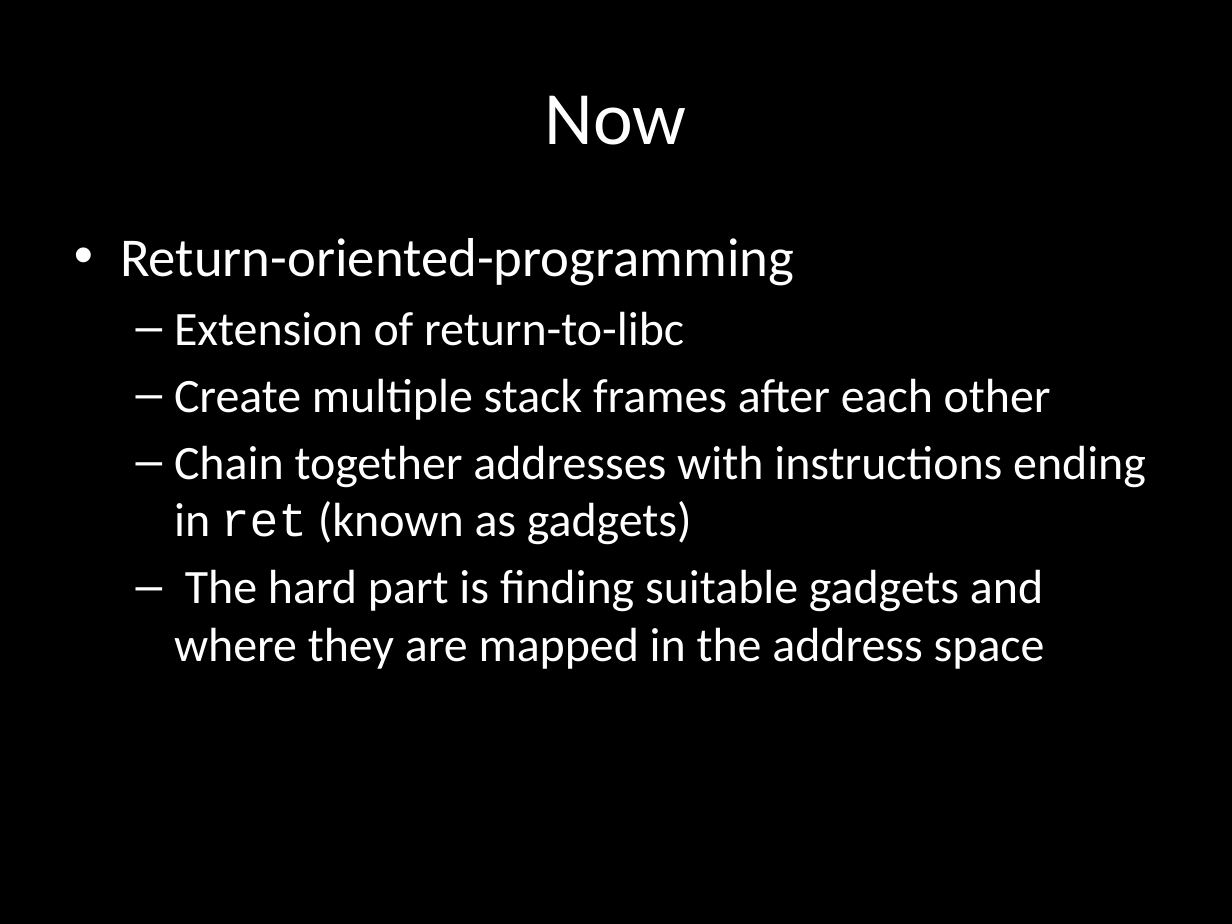
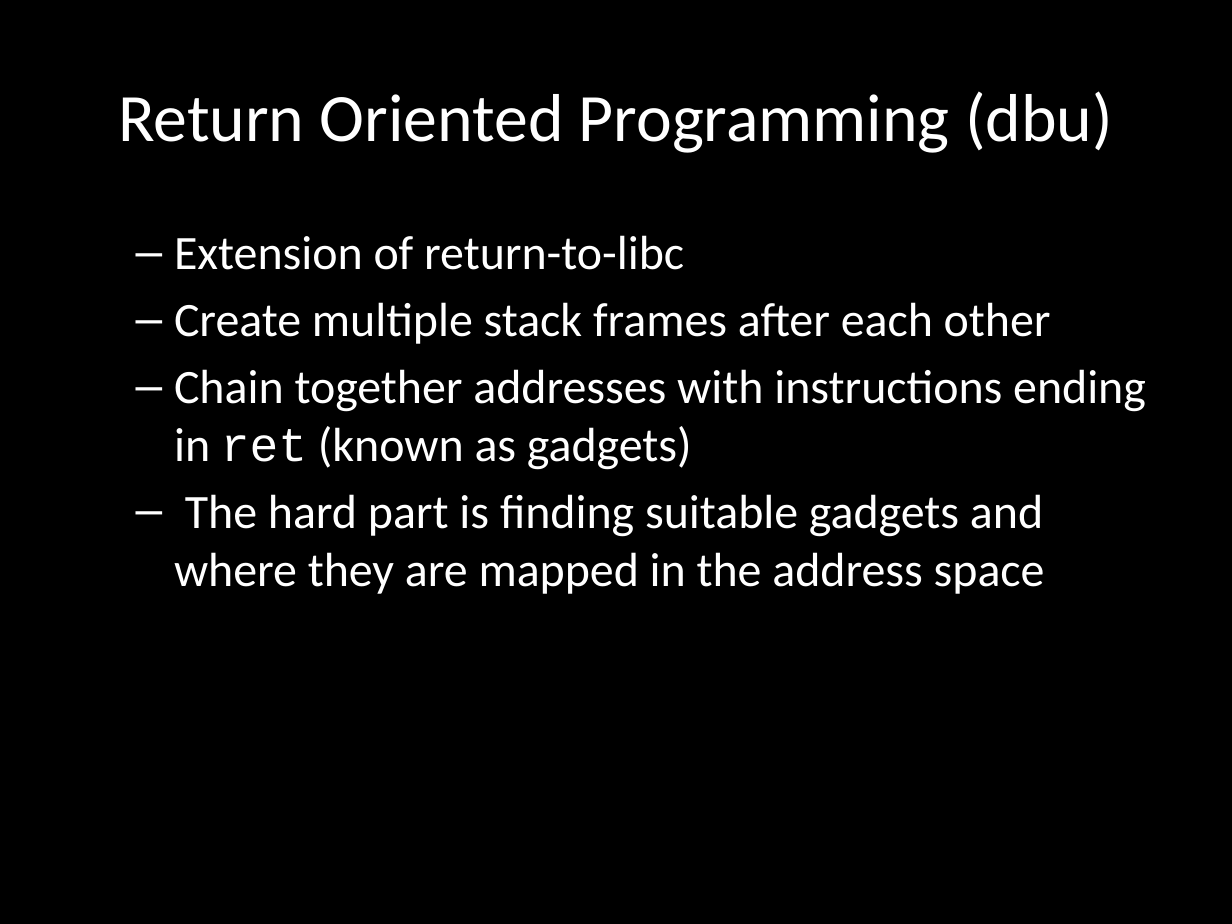
Before and after one commit to wuurrd/techzonepresentation, a slide deck: slide 17 of presentation.pptx (slide 8 before the commit). Drawn at 1232x924 pixels with LibreOffice and Linux fonts; fonts in the diff are those of the drawing. Boxes give left, top, right and bottom in pixels: in the first picture for what was removed or moved away, otherwise in the second. Text is boxed around its words. In the diff, an @@ line names an element or a change of style, - is before the commit and + after.

```diff
--- a/presentation.pptx
+++ b/presentation.pptx
@@ title at (x1=118, y1=91, x2=1113, y2=153): text changed; size 44 to 39.6 pt @@
-Now
+Return Oriented Programming (dbu)
@@ text at (x1=120, y1=238, x2=794, y2=286): paragraph removed @@
-• Return-oriented-programming
```
Also in this commit, not shown: 9 other slides changed, 8 slides added, 18 slides removed.
